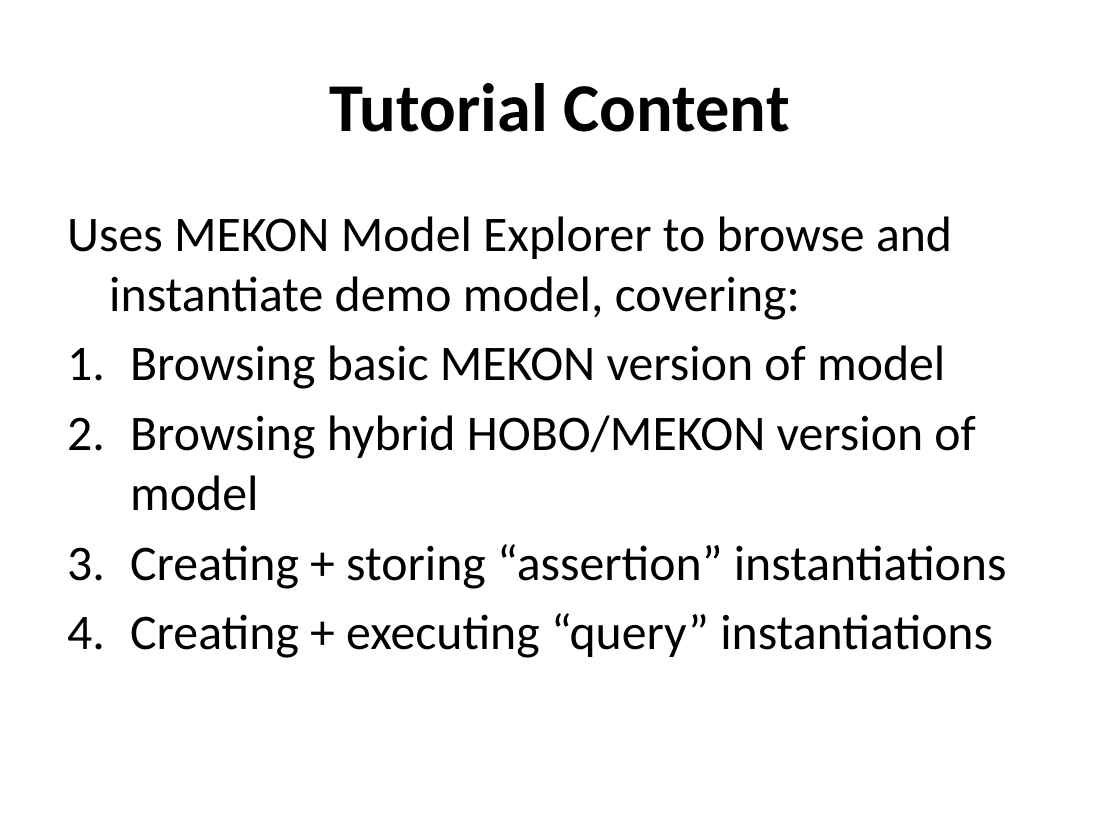
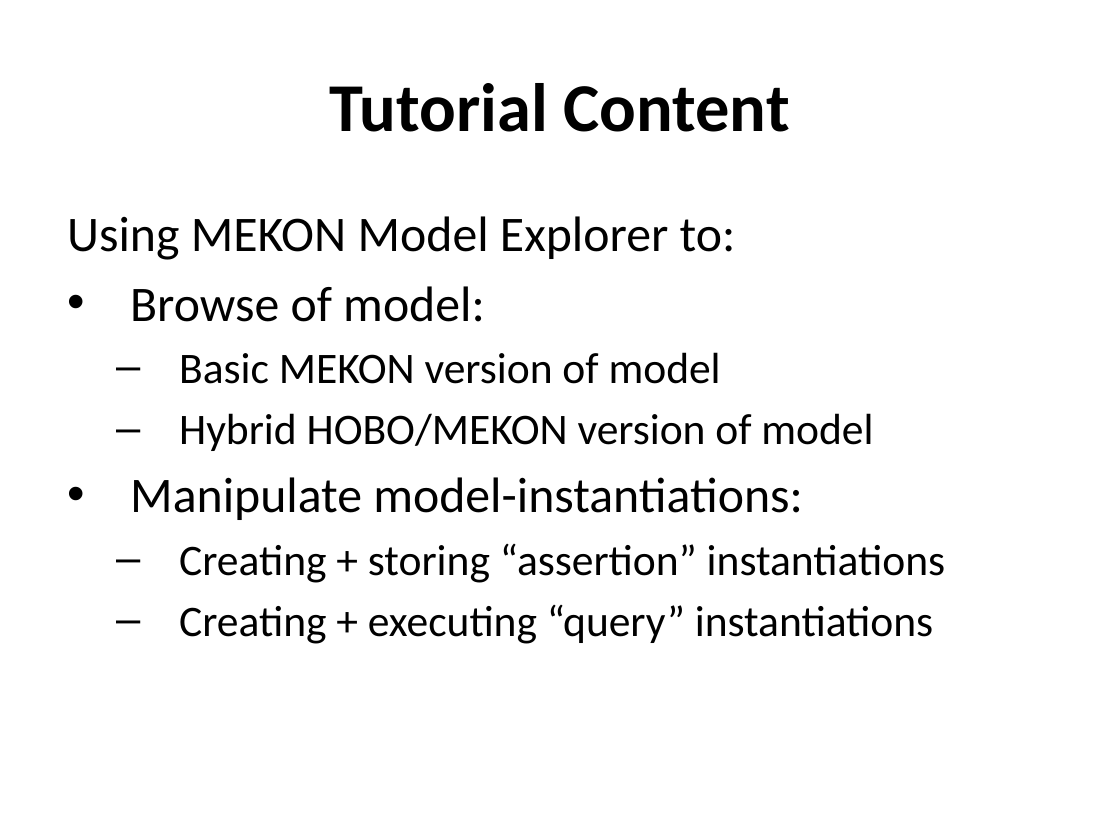
Before and after one commit to colin-puleston/mekon-hobo, a slide deck: slide 4 of docs/MEKON-HOBO Introductory Tutorial.pptx. Drawn at 1120x840 pixels with LibreOffice and Linux fonts; fonts in the diff are those of the drawing. Boxes give left, top, right and bottom in pixels: in the first picture for what was removed or moved away, otherwise in the second. Text is boxed around its words. In the diff, an @@ line names an element or a change of style, - is before the commit and + after.

```diff
--- a/docs/MEKON-HOBO Introductory Tutorial.pptx
+++ b/docs/MEKON-HOBO Introductory Tutorial.pptx
@@ text at (67, 216, 873, 520): text changed @@
-Uses MEKON Model Explorer to browse and instantiate demo model, covering:
-1. Browsing basic MEKON version of model
-2. Browsing hybrid HOBO/MEKON version of model
+Using MEKON Model Explorer to:
+• Browse of model:
+  – Basic MEKON version of model
+  – Hybrid HOBO/MEKON version of model
+• Manipulate model-instantiations:
@@ text at (179, 544, 945, 644): size 32 to 28 pt in "Creating + storing “assertion” instantiations", "Creating + executing “query” instantiations"; bullet 1. to –; list level 1 to 2 in "Creating + storing “assertion” instantiations"; list level 1 to 2 in "Creating + executing “query” instantiations" @@
```
Also in this commit, not shown: 1 other slide changed.
